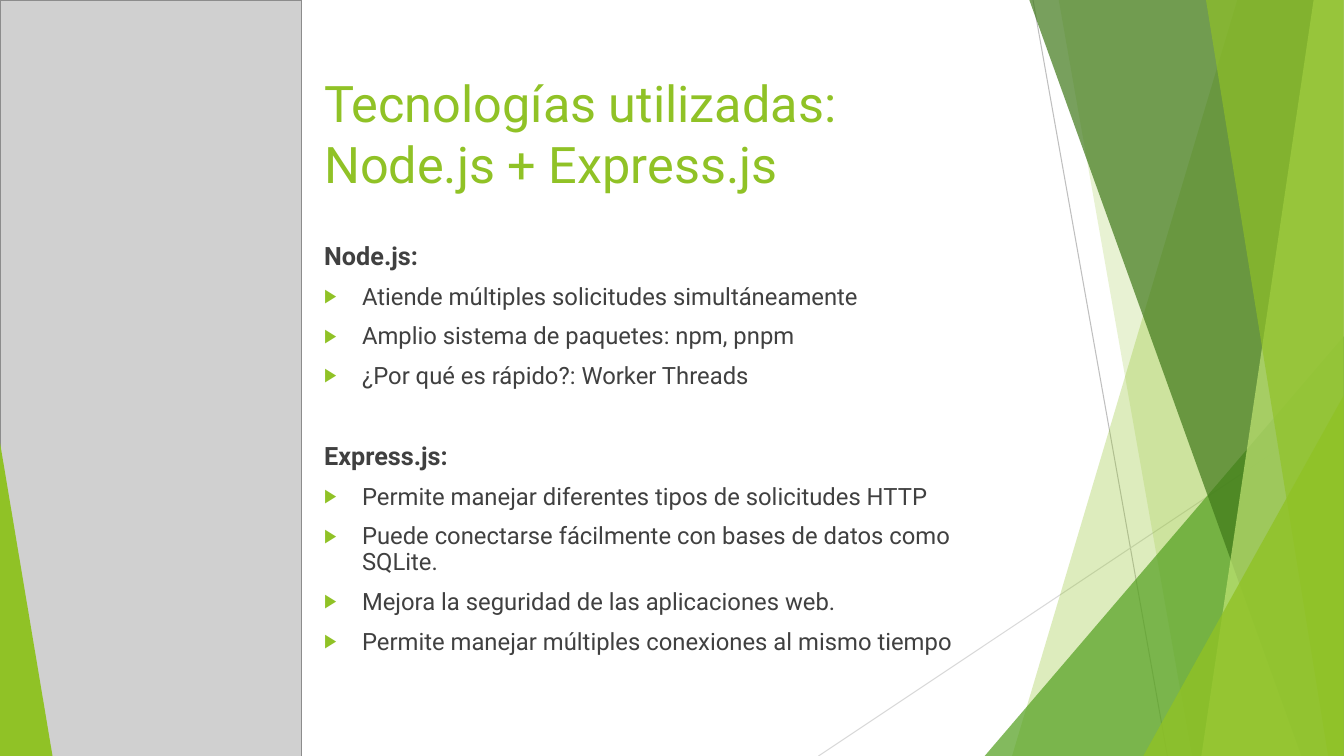
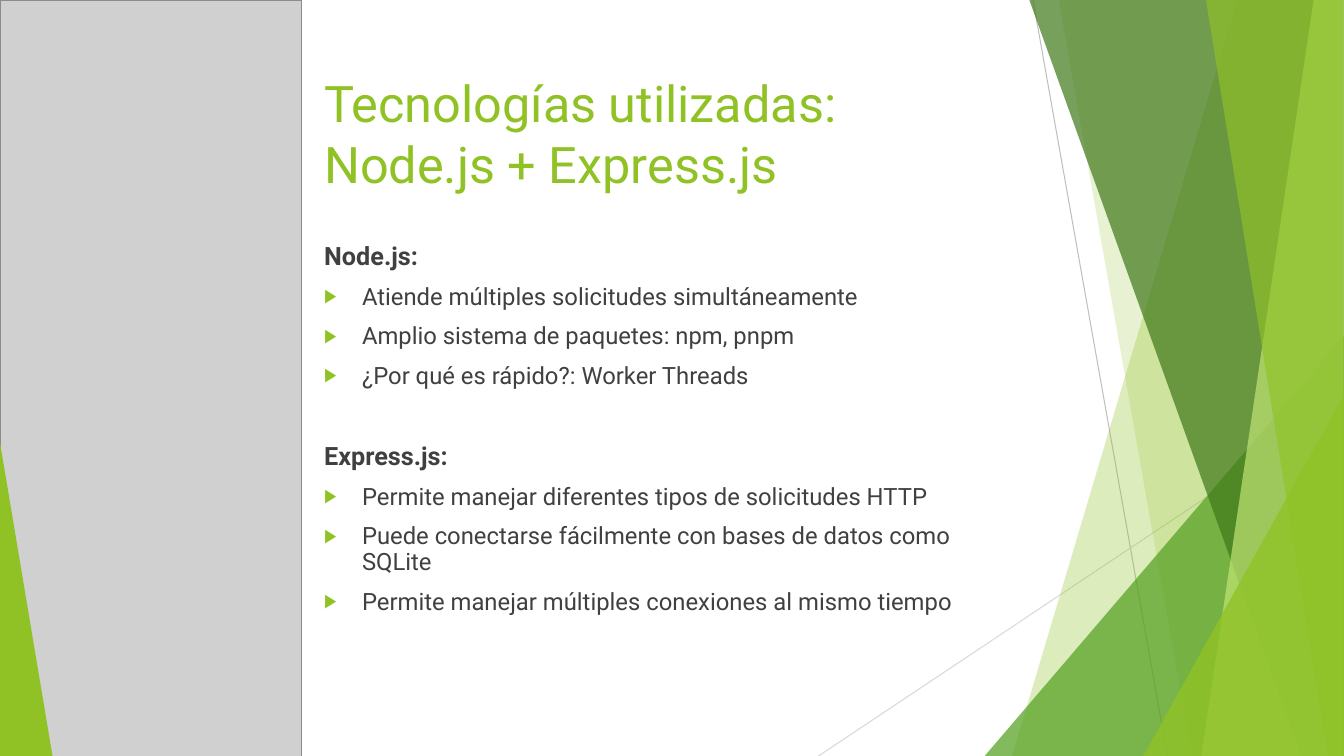
Before and after one commit to Lecre12/Comunicaciones, a slide deck: slide 5 of Documentacion/Instalación y configuración de servicios de mensajería instantánea.pptx. Drawn at 1344x756 pixels with LibreOffice and Linux fonts; fonts in the diff are those of the drawing; grey boxes stand for pictures. Boxes give left, top, right and bottom in pixels: in the first picture for what was removed or moved away, otherwise in the second. Text is boxed around its words. In the diff, an @@ line names an element or a change of style, - is before the commit and + after.

Commit message:
pre
PRE

```diff
--- a/Documentacion/Instalación y configuración de servicios de mensajería instantánea.pptx
+++ b/Documentacion/Instalación y configuración de servicios de mensajería instantánea.pptx
@@ text at <box>362,526,950,573</box>: text changed @@
-▶ Puede conectarse fácilmente con bases de datos como SQLite.
-▶ Mejora la seguridad de las aplicaciones web.
+▶ Puede conectarse fácilmente con bases de datos como SQLite
```
Also in this commit, not shown: 1 other slide changed.
